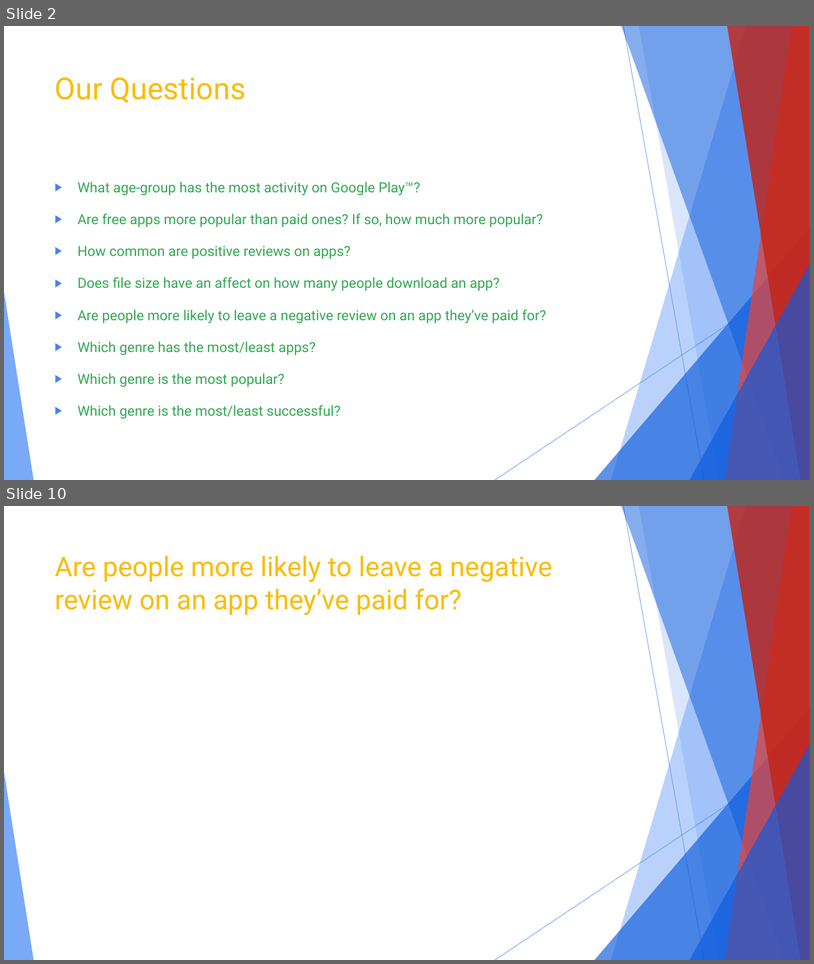
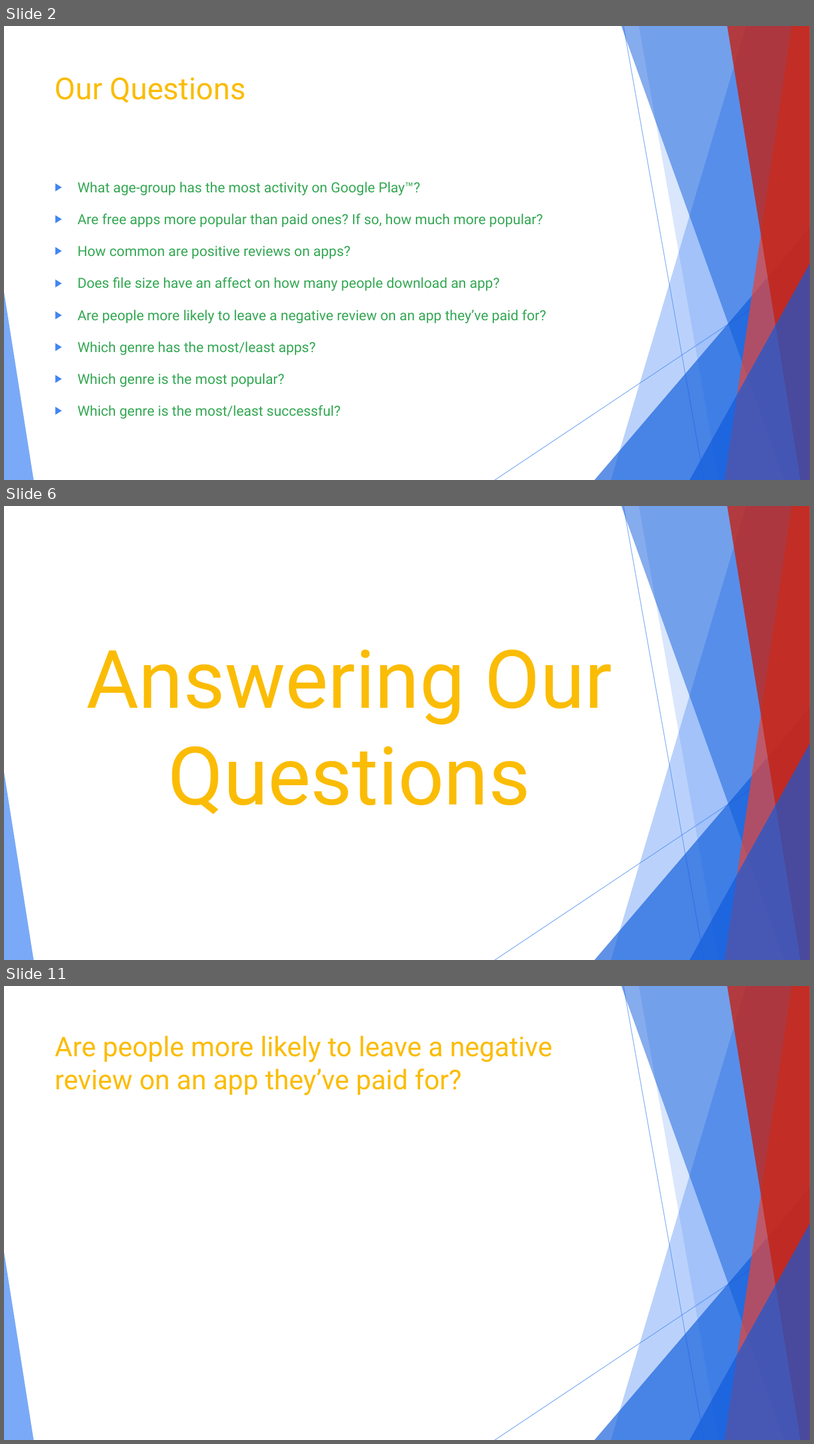
Before and after one commit to KylePeterson623/Project1, a slide deck: Google Play™ Store Analysis.pptx. Shown one above the other, each under a label of ours: slides 2 and 10 before the commit, slides 2, 6 and 11 after it; the slides between them are not shown. The pictures are 814x964 and 814x1444 pixels, drawn with LibreOffice and Linux fonts; fonts in the diff are those of the drawing. Boxes give left, top, right and bottom in pixels: in the first picture for what was removed or moved away, otherwise in the second. Text is boxed around its words. In the diff, an @@ line names an element or a change of style, - is before the commit and + after.

```diff
--- a/Google Play™ Store Analysis.pptx
+++ b/Google Play™ Store Analysis.pptx
@@ slide 6 added at [4,506,810,960], background #FFFFFF; not listed: 10 template elements that a slide beside it also shows @@
@@ title added at [86,649,612,814], 96 pt, text #FBBC05 @@
+Answering Our Questions
@@ what was slide 10 is now slide 11 @@
```
Also in this commit, not shown: 9 slides changed, 10 other slides added, 1 slide removed, 12 other files.
